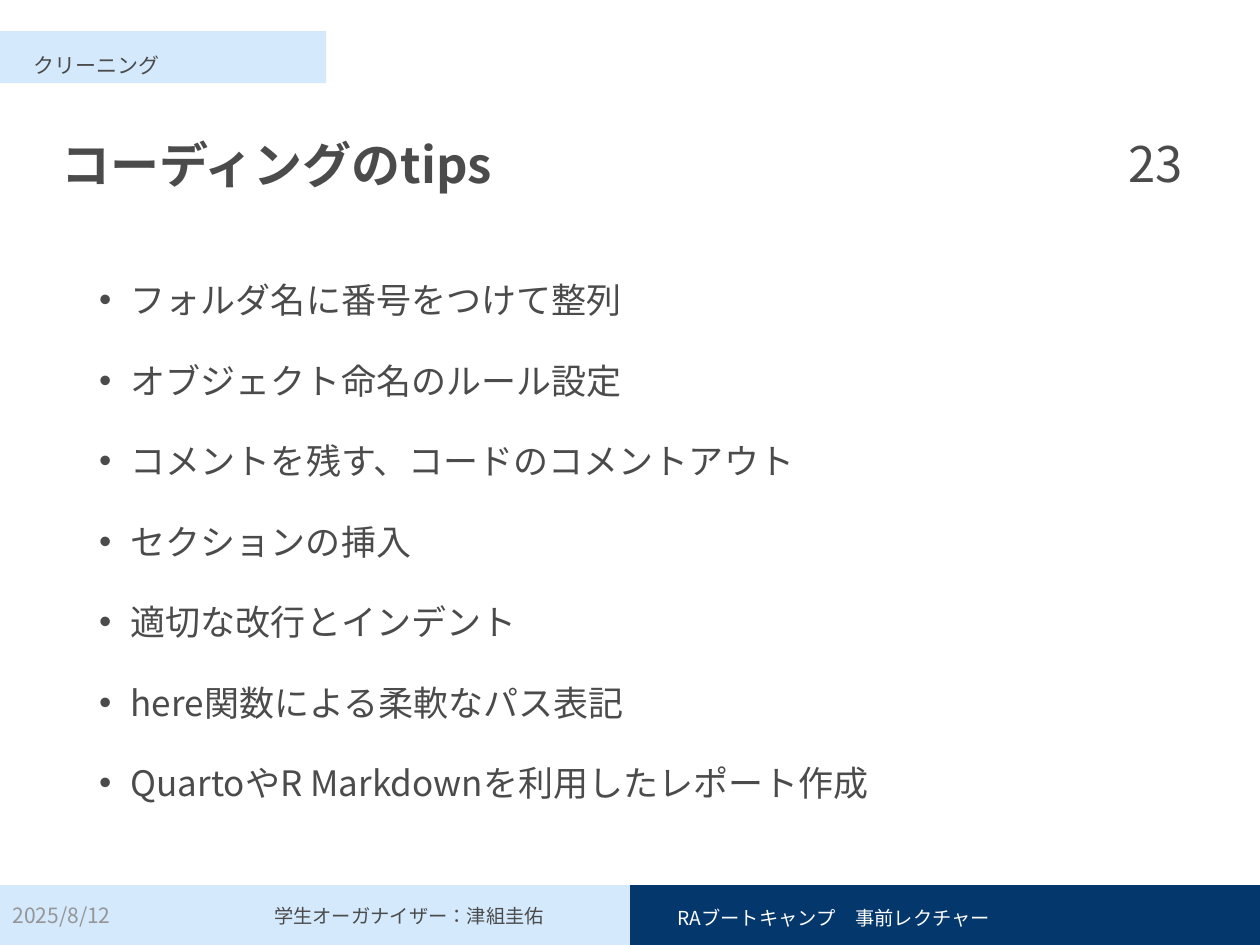
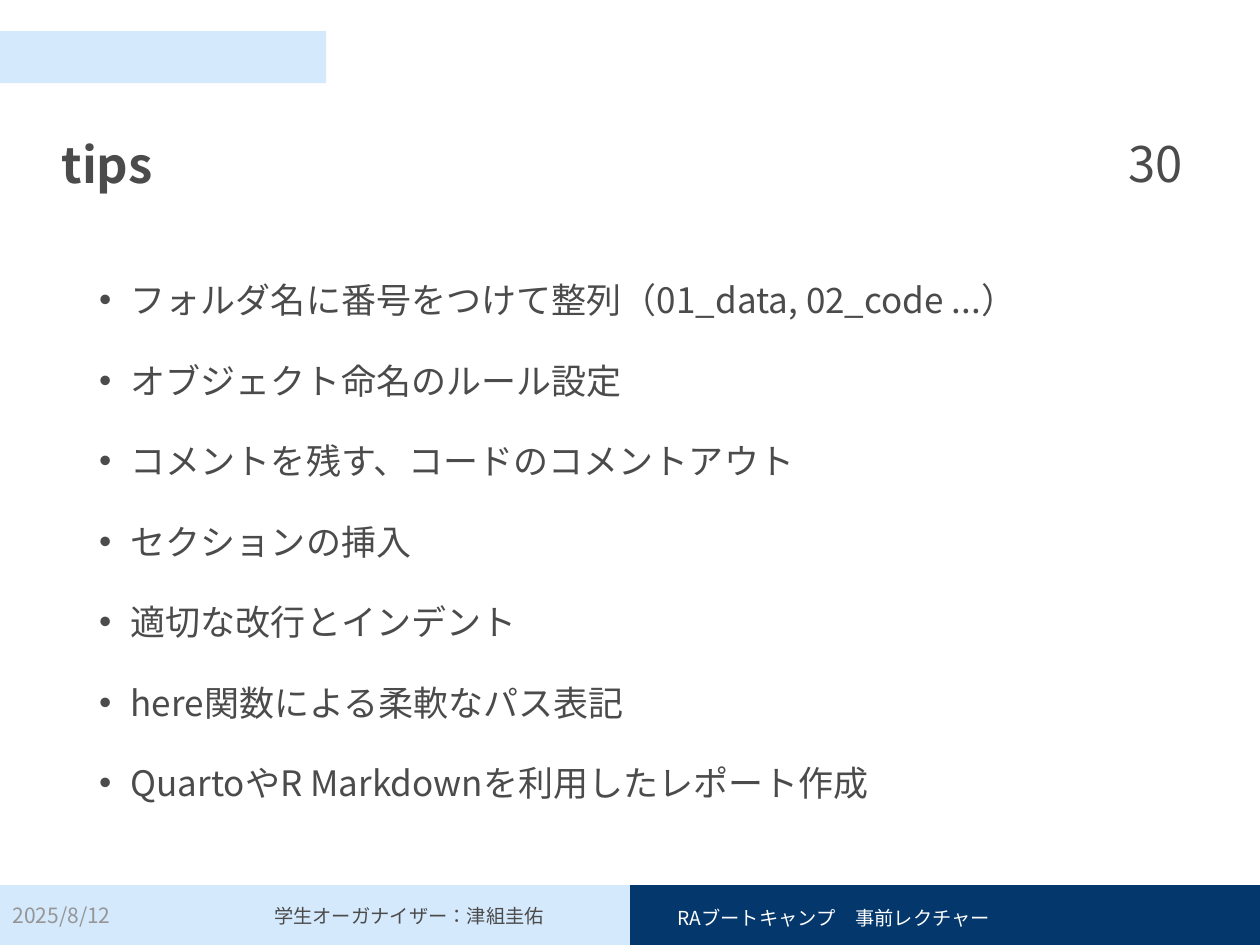
Before and after one commit to Keisuke-Tsugumi/pre-lecture, a slide deck: slide 30 of 事前レクチャー_スライド.pptx (slide 23 before the commit). Drawn at 1260x945 pixels with LibreOffice and Linux fonts; fonts in the diff are those of the drawing. Boxes give left, top, right and bottom in pixels: in the first picture for what was removed or moved away, otherwise in the second. Text is boxed around its words. In the diff, an @@ line names an element or a change of style, - is before the commit and + after.

```diff
--- a/事前レクチャー_スライド.pptx
+++ b/事前レクチャー_スライド.pptx
@@ text removed at bbox=[34, 55, 160, 74] @@
-クリーニング
@@ title at bbox=[62, 143, 153, 194]: text changed @@
-コーディングのtips
+tips
@@ page number at bbox=[1129, 145, 1183, 183]: text changed @@
-23
+30
@@ text at bbox=[131, 283, 944, 320]: text changed @@
-• フォルダ名に番号をつけて整列
+• フォルダ名に番号をつけて整列（01_data, 02_code ...）
```
Also in this commit, not shown: 14 other slides changed, 1 slide removed, 3 other files.
